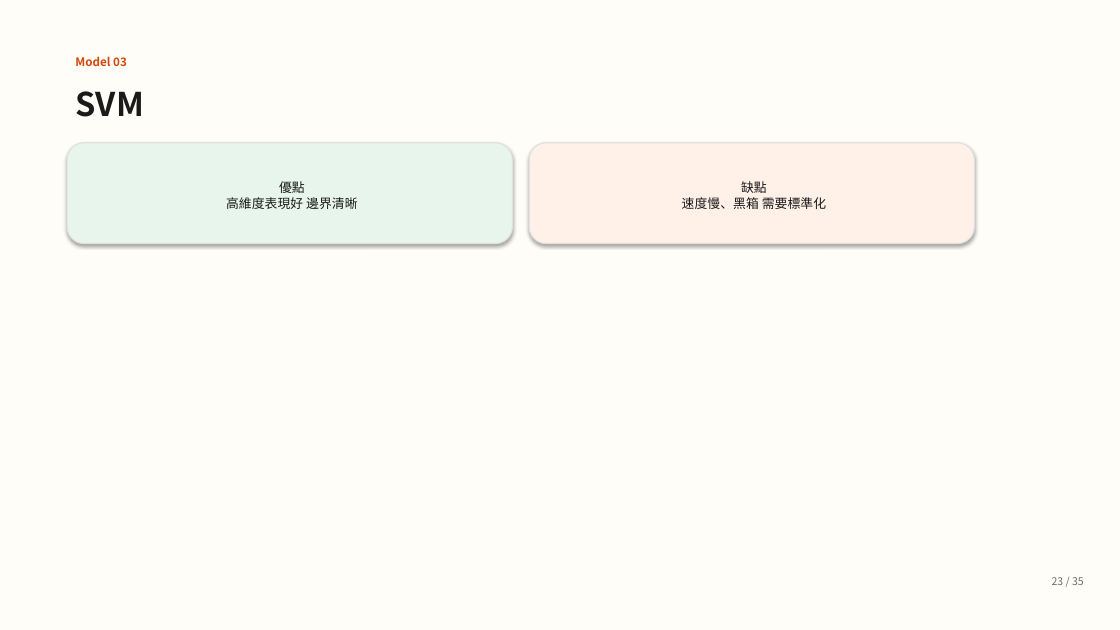
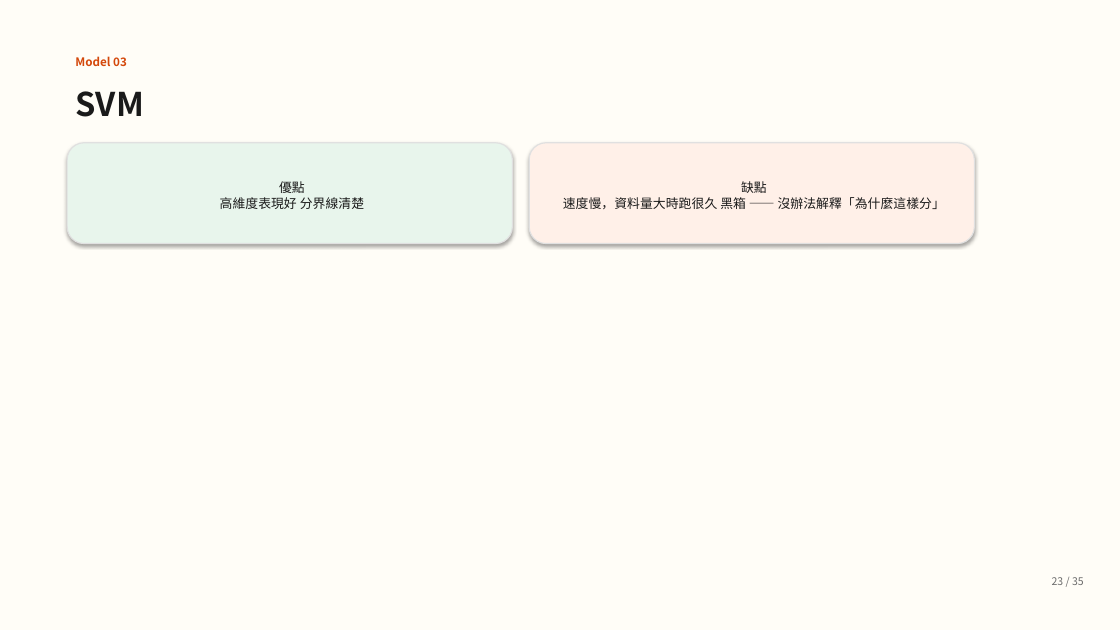
Before and after one commit to guanyuhoujeff/114-2-Data-Analysis-in-Casualty-Insurance-co-teaching, a slide deck: slide 24 of presentation_v2.pptx (slide 23 before the commit). Drawn at 1120x630 pixels with LibreOffice and Linux fonts; fonts in the diff are those of the drawing. Boxes give left, top, right and bottom in pixels: in the first picture for what was removed or moved away, otherwise in the second. Text is boxed around its words. In the diff, an @@ line names an element or a change of style, - is before the commit and + after.

```diff
--- a/presentation_v2.pptx
+++ b/presentation_v2.pptx
@@ text in rounded rectangle at [220,181,364,209]: text changed @@
-優點
-高維度表現好 邊界清晰
+優點
+高維度表現好 分界線清楚
@@ text in rounded rectangle at [563,181,945,209]: text changed @@
-缺點
-速度慢、黑箱 需要標準化
+缺點
+速度慢，資料量大時跑很久 黑箱 —— 沒辦法解釋「為什麼這樣分」
```
Also in this commit, not shown: 15 other slides changed, 6 slides added, 6 slides removed, 4 other files.
